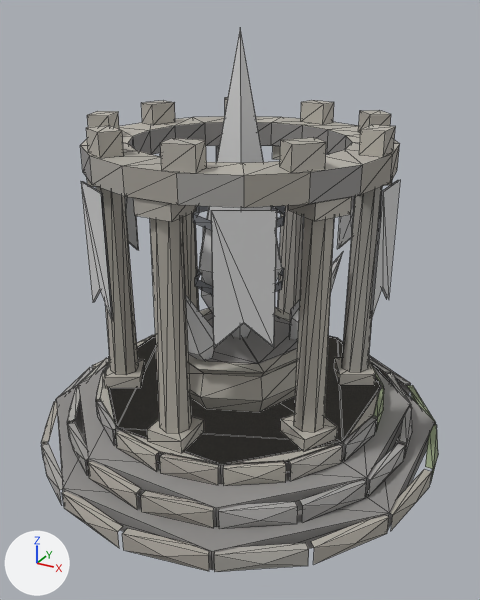
What one commit did to the glTF model art/props/base/export/base.glb.
Camera for both pictures: a 50 mm camera at (3.23, -5.87, 4.57) aimed at (0.1, -0.18, 1.73). The lights are fixed; the arrows at lower left show +X, +Y and +Z. The picture after the commit comes second. Mesh edges are drawn as thin lines. Vertices at exactly the same position are counted once.

The scene before the commit, as lines of its bpy script (objects in view):
```python
me_base = bpy.data.meshes.new('base')
me_base.from_pydata(...)  # 924 vertices, 1078 faces; spans x -2.27..2.27, y -2.27..2.27, z 0.0..4.41
# faces by material slot: [962, 32, 36, 48]
me_base.materials.append(mat_cloth)
me_base.materials.append(mat_metal)
me_base.materials.append(mat_accent)
me_base.materials.append(mat_accent_glow)
ob_base_001 = bpy.data.objects.new('base.001', me_base)
ob_base_001.location = (0.0, 0.0, 0.0)
```
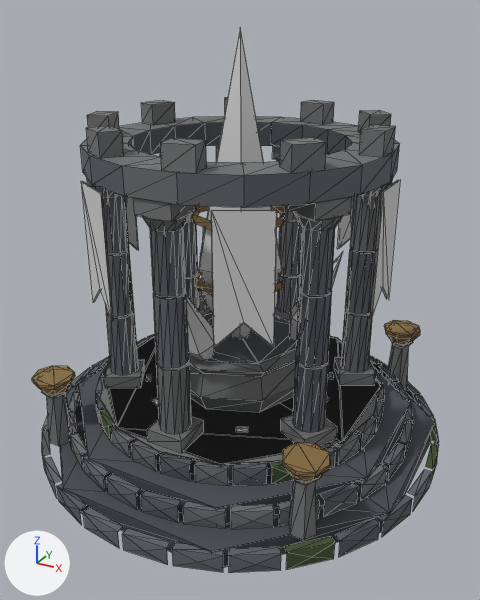
Where the change shows, as pixel boxes (x1, y1, x2, y2) in the pictures (480 x 600 px; the box of a moved part takes in the faces that stretch with it):
'base.001', reshaped
    before: (41, 30, 438, 572)
    after: (32, 30, 439, 573)
part 1 of me_base, moved or reshaped
    before: (371, 364, 384, 389)
    after: (416, 396, 434, 419)
part 2 of me_base, moved or reshaped
    before: (96, 373, 104, 415)
    after: (43, 416, 48, 432)
part 3 of me_base, moved or reshaped
    before: (96, 401, 116, 444)
    after: (44, 457, 62, 498)
part 4 of me_base, moved or reshaped
    before: (223, 461, 286, 486)
    after: (229, 547, 281, 573)
part 5 of me_base, moved or reshaped
    before: (289, 446, 343, 481)
    after: (336, 518, 380, 557)
part 6 of me_base, rebuilt
    before: (387, 373, 411, 407)
    after: (395, 382, 410, 402)
part 7 of me_base, rebuilt (39% narrower, 30% shorter)
    before: (369, 357, 391, 383)
    after: (369, 355, 382, 373)
part 8 of me_base, rebuilt
    before: (67, 387, 80, 424)
    after: (69, 392, 80, 413)
part 9 of me_base, rebuilt
    before: (68, 423, 88, 475)
    after: (70, 433, 87, 470)
part 10 of me_base, rebuilt (45% narrower, 11% shorter)
    before: (219, 501, 298, 528)
    after: (231, 505, 274, 529)
part 11 of me_base, rebuilt (44% narrower, 17% shorter)
    before: (300, 481, 367, 522)
    after: (321, 483, 358, 517)
part 12 of me_base, built on
    before: (41, 186, 436, 572)
    after: (32, 159, 439, 572)
part 13 of me_base, recoloured (light grey to grey)
    both: (60, 98, 438, 561)

What changed in the scene script:
```text
Add mat_emissive:
    mat_emissive = bpy.data.materials.new('emissive')
    # nodes: BsdfPrincipled, Mix, OutputMaterial, VertexColor
    # colours: white #e7e7e7, mixed with the vertex colours
Change me_base:
    used by ob_base_001; location = (0.0, 0.0, 0.0)
    remove me_base.from_pydata(...)  # 924 vertices, 1078 faces; spans x -2.27..2.27, y -2.27..2.27, z 0.0..4.41
    add me_base.from_pydata(...)  # 1984 vertices, 2450 faces; spans x -2.27..2.27, y -2.27..2.27, z 0.0..4.41
    me_base part 1: the loose piece of 7 vertices spanning x 1.12..1.51, y 0.62..1.14, z 0.44..0.63 is scaled about its middle by (0.757, 0.795, 1), then moved by (0.57, 0.31, -0.44)
    me_base part 2: the loose piece of 7 vertices spanning x -1.51..-1.12, y -1.14..-0.62, z 0.44..0.63 is scaled about its middle by (0.757, 0.795, 1), then moved by (-0.57, -0.31, -0.44)
    me_base part 3: the loose piece of 7 vertices spanning x -1.14..-0.62, y -1.51..-1.12, z 0.44..0.63 is scaled about its middle by (0.795, 0.757, 1), then moved by (-0.31, -0.57, -0.44)
    me_base part 4: the loose piece of 7 vertices spanning x 0.62..1.14, y -1.51..-1.12, z 0.44..0.63 is scaled about its middle by (0.795, 0.757, 1), then moved by (0.31, -0.57, -0.44)
    me_base part 5: the loose piece of 7 vertices spanning x 1.12..1.51, y -1.14..-0.62, z 0.44..0.63 is scaled about its middle by (0.757, 0.795, 1), then moved by (0.57, -0.31, -0.44)
    me_base part 6: the loose piece of 7 vertices spanning x 1.35..1.81, y 0.75..1.38, z 0.22..0.41 is rebuilt with 7 vertices and now spans x 1.49..1.76, y 0.84..1.21, z 0.22..0.41
    me_base part 7: the loose piece of 7 vertices spanning x 0.75..1.38, y 1.35..1.81, z 0.22..0.41 is rebuilt with 7 vertices and now spans x 0.84..1.21, y 1.49..1.76, z 0.22..0.41
    me_base part 8: the loose piece of 7 vertices spanning x -1.81..-1.35, y -1.38..-0.75, z 0.22..0.41 is rebuilt with 7 vertices and now spans x -1.76..-1.49, y -1.21..-0.84, z 0.22..0.41
    me_base part 9: the loose piece of 7 vertices spanning x -1.38..-0.75, y -1.81..-1.35, z 0.22..0.41 is rebuilt with 7 vertices and now spans x -1.21..-0.84, y -1.76..-1.49, z 0.22..0.41
    me_base part 10: the loose piece of 7 vertices spanning x 0.75..1.38, y -1.81..-1.35, z 0.22..0.41 is rebuilt with 7 vertices and now spans x 0.84..1.21, y -1.76..-1.49, z 0.22..0.41
    me_base part 11: the loose piece of 7 vertices spanning x 1.35..1.81, y -1.38..-0.75, z 0.22..0.41 is rebuilt with 7 vertices and now spans x 1.49..1.76, y -1.21..-0.84, z 0.22..0.41
    me_base part 12: 96 vertices moved from x -2.23..2.23, y -2.23..2.23, z 0.0..0.63 to x -2.26..2.26, y -2.26..2.26, z 0.0..0.63; 128 vertices removed from x -2.09..2.09, y -2.09..2.09, z 0.0..2.96; 1188 vertices added at x -2.21..2.21, y -2.21..2.21, z 0.0..2.96
    me_base part 13: 718 kept faces spanning x -2.27..2.27, y -2.27..2.27, z 0.0..3.6 get new vertex colours; the middle colour goes from light grey #c1bdb4 to grey #77787a
    other edits to the shape of me_base do not show in these pictures
    add me_base.materials.append(mat_emissive)
```
